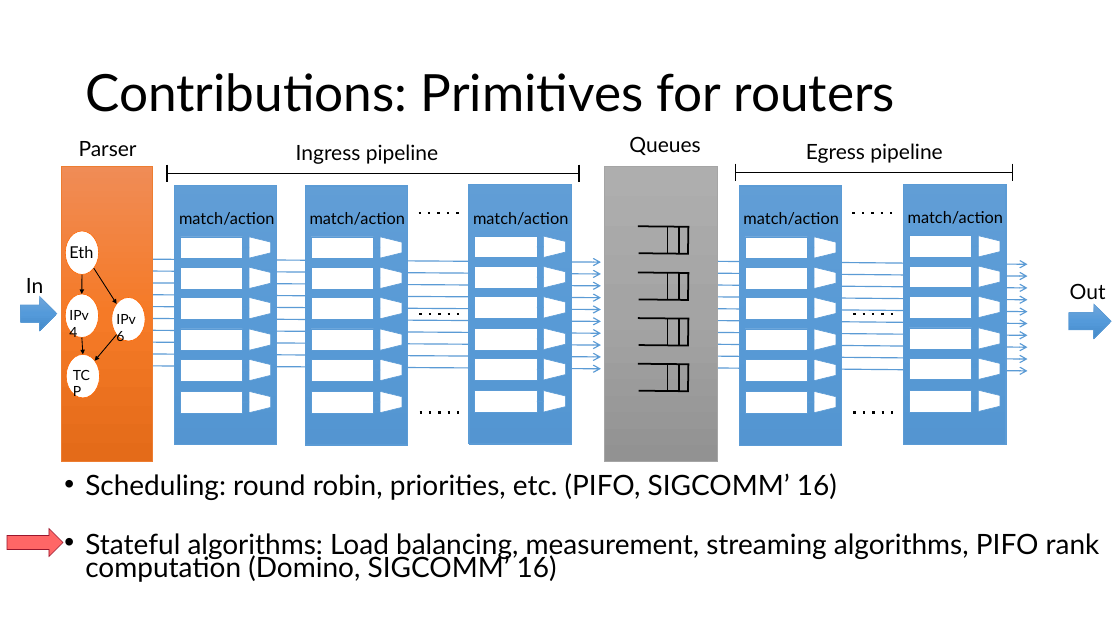
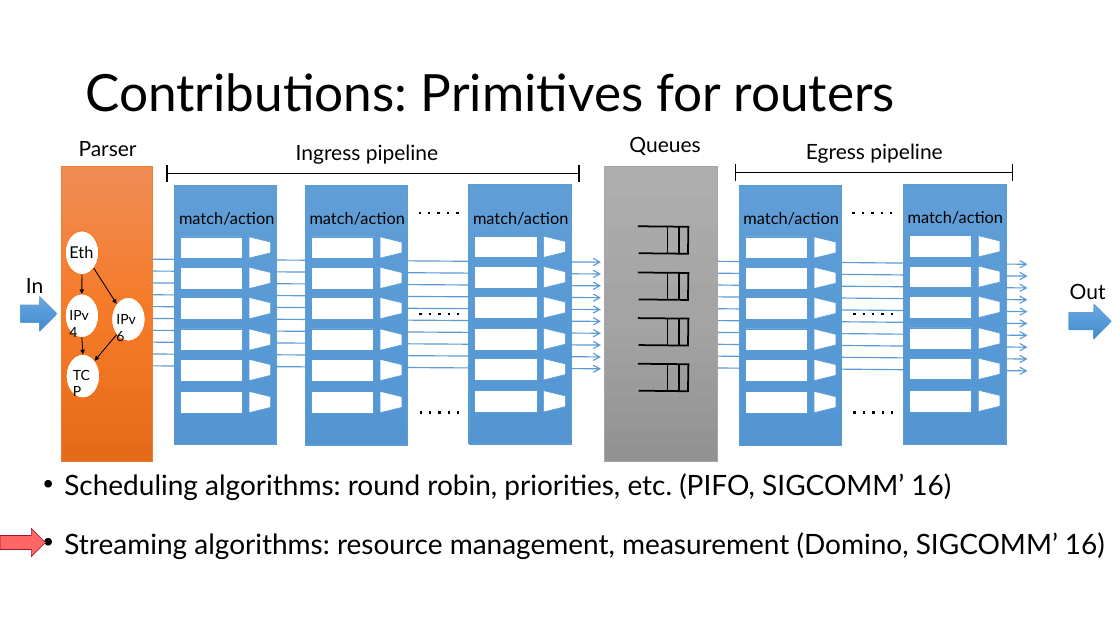
Before and after one commit to anirudhSK/pifo-domino-marple-ppts, a slide deck: slide 24 of combined_domino_pifo.pptx. Drawn at 1120x630 pixels with LibreOffice and Linux fonts; fonts in the diff are those of the drawing. Boxes give left, top, right and bottom in pixels: in the first picture for what was removed or moved away, otherwise in the second. Text is boxed around its words. In the diff, an @@ line names an element or a change of style, - is before the commit and + after.

```diff
--- a/combined_domino_pifo.pptx
+++ b/combined_domino_pifo.pptx
@@ text at [64, 473, 1105, 559]: text changed @@
-  • Scheduling: round robin, priorities, etc. (PIFO, SIGCOMM’ 16)
-  • Stateful algorithms: Load balancing, measurement, streaming algorithms, PIFO rank computation (Domino, SIGCOMM’ 16)
+  • Scheduling algorithms: round robin, priorities, etc. (PIFO, SIGCOMM’ 16)
+  • Streaming algorithms: resource management, measurement (Domino, SIGCOMM’ 16)
@@ right arrow: place and size @@
-right arrow at [7, 528, 63, 556]
+right arrow at [0, 528, 45, 556]
```
Also in this commit, not shown: 12 other slides changed, 1 slide added.
